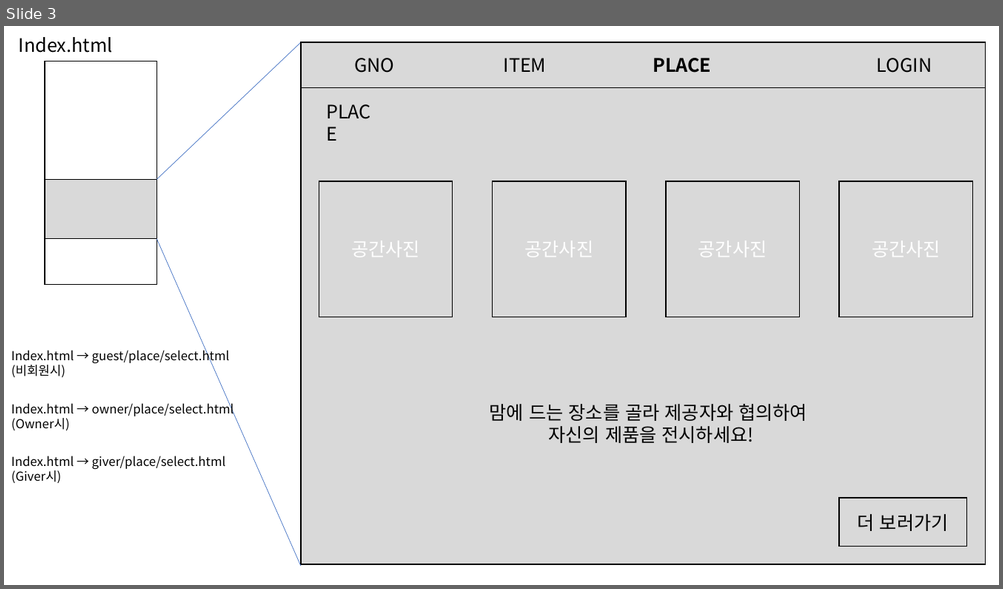
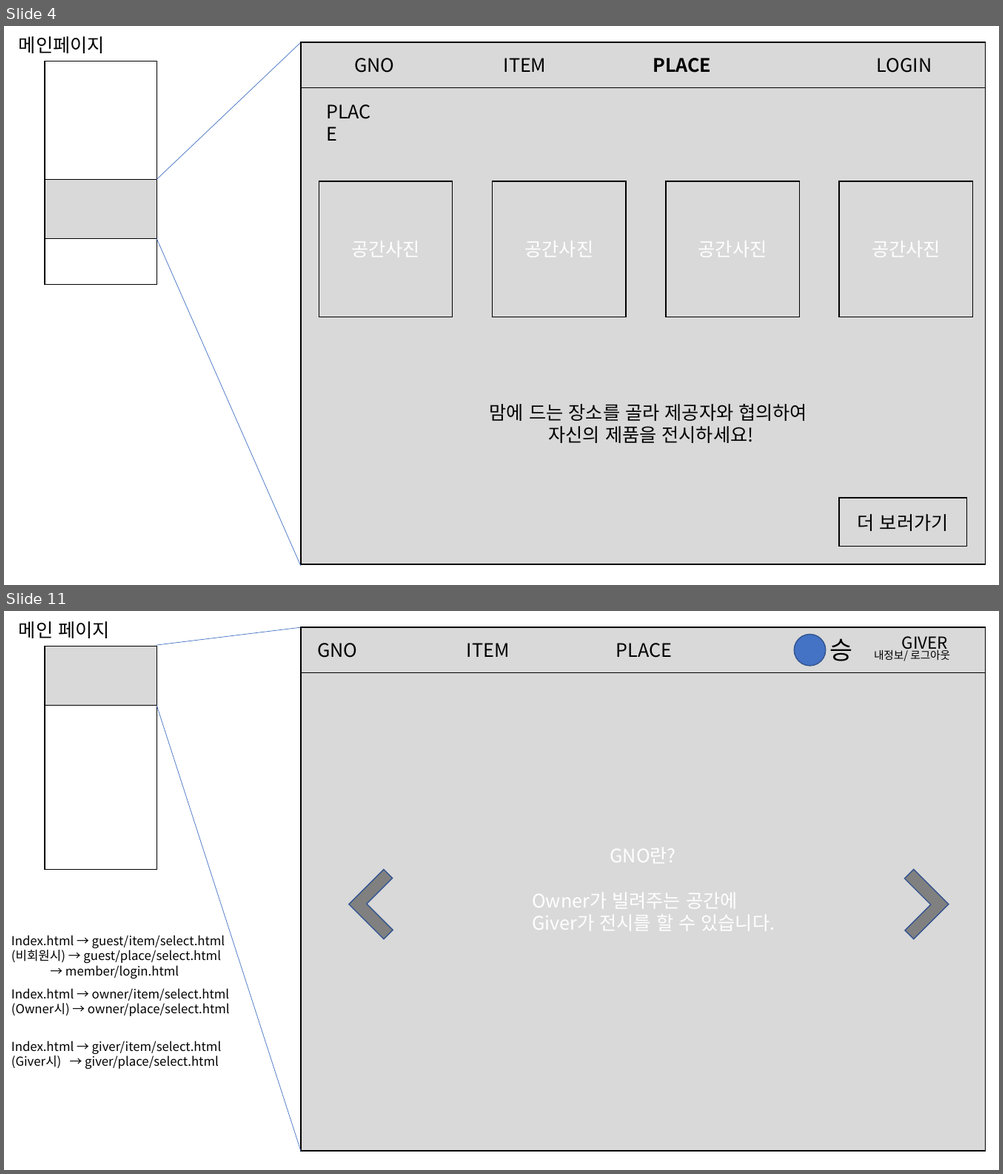
Before and after one commit to bigwin26/spring, a slide deck: GNO/3조 메인페이지 디자인.pptx. Shown one above the other, each under a label of ours: slide 3 before the commit, slides 4 and 11 after it; the slides between them are not shown. The pictures are 1003x589 and 1003x1174 pixels, drawn with LibreOffice and Linux fonts; fonts in the diff are those of the drawing. Boxes give left, top, right and bottom in pixels: in the first picture for what was removed or moved away, otherwise in the second. Text is boxed around its words. In the diff, an @@ line names an element or a change of style, - is before the commit and + after.

```diff
--- a/GNO/3조 메인페이지 디자인.pptx
+++ b/GNO/3조 메인페이지 디자인.pptx
@@ slide 11 added at [4,611,999,1170], background #FFFFFF @@
@@ text added at [19,621,110,638], 18 pt, text #000000 @@
+메인 페이지
@@ line added from (156, 645) to (301, 627), #4472C4 0.5 pt @@
@@ rectangle added at [301,627,985,1151], fill #D9D9D9, outline #000000 1 pt, 18 pt, text #FFFFFF @@
+GNO란?
+            Owner가 빌려주는 공간에
+            Giver가 전시를 할 수 있습니다.
@@ rectangle added at [301,627,985,673], fill #D9D9D9, outline #000000 1 pt, 18 pt, text #000000 @@
+GNO ITEM PLACE
@@ rectangle added at [45,646,157,870], fill #FFFFFF, outline #000000 1 pt @@
@@ rectangle added at [45,646,157,706], fill #D9D9D9, outline #000000 1 pt @@
@@ ellipse added at [794,634,825,666], fill #4472C4, outline #325491 1 pt @@
@@ text added at [830,638,950,661], 10.5 pt, text #000000 @@
+승 내정보/ 로그아웃
@@ text added at [902,636,948,652], 16 pt, text #000000 @@
+GIVER
@@ line added from (157, 706) to (301, 1151), #4472C4 0.5 pt @@
@@ corner added at [349,869,418,939], fill #808080, outline #325491 1 pt @@
@@ corner added at [879,869,948,939], fill #808080, outline #325491 1 pt @@
@@ text added at [11,935,225,980], 12 pt, text #000000 @@
+Index.html → guest/item/select.html
+(비회원시) → guest/place/select.html
+→ member/login.html
@@ text added at [11,988,230,1017], 12 pt, text #000000 @@
+Index.html → owner/item/select.html
+(Owner시) → owner/place/select.html
@@ text added at [11,1041,222,1070], 12 pt, text #000000 @@
+Index.html → giver/item/select.html
+(Giver시) → giver/place/select.html
@@ what was slide 3 is now slide 4 @@
@@ slide 4 changed as well @@
@@ text at [19,36,105,53]: text changed @@
-Index.html
+메인페이지
@@ text removed at [11,348,230,378] @@
-Index.html → guest/place/select.html
-(비회원시)
@@ text removed at [11,401,234,431] @@
-Index.html → owner/place/select.html
-(Owner시)
@@ text removed at [11,456,226,483] @@
-Index.html → giver/place/select.html
-(Giver시)
```
Also in this commit, not shown: 2 other slides changed, 16 other slides added, 1 other file.
